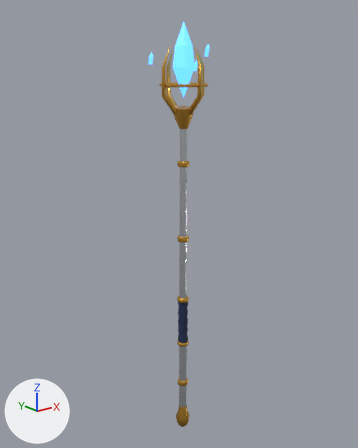
The glTF model public/assets/models/weapons/sapphire_rod.glb: old version first, new version second.
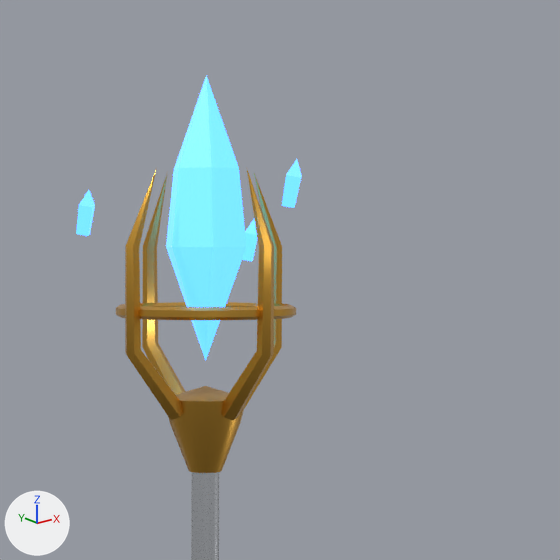
There are two pictures of each version: one whole from a camera (50 mm lens) standing at (-0.983, -1.207, 0.837) and looking at (-0.002, 0.02, 0.346), one close up on the part from 36% to 78% of the width and 0% to 34% of the height. Lighting does not change. The marker at lower left points along +X, +Y and +Z. The older version's two pictures come first.

The first close-up shows 'sapphire_rod'.
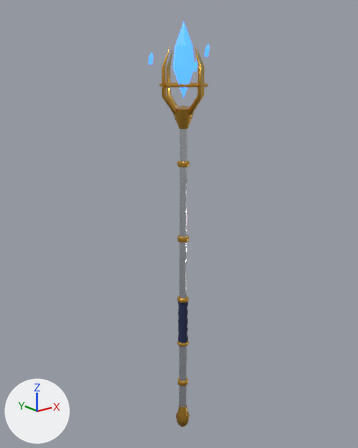
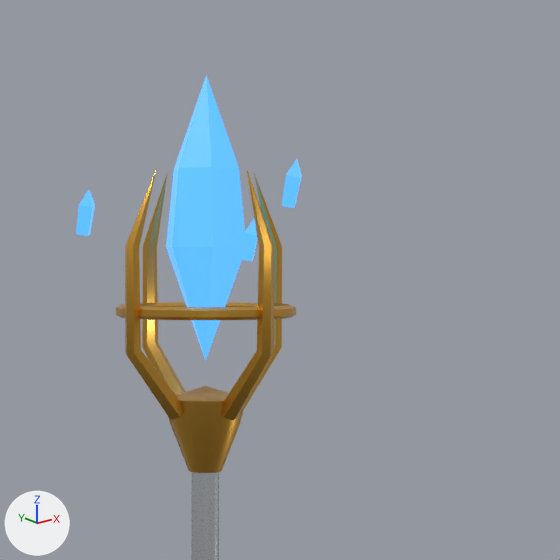
Pixel boxes [x1, y1, x2, y2] of what changed, in the close-ups (560 x 560 px):
'sapphire_rod', recoloured, surface changed
    both: [76, 75, 302, 361]

Patch to the scene script:
```diff
--- a/public/assets/models/weapons/sapphire_rod.glb.py
+++ b/public/assets/models/weapons/sapphire_rod.glb.py
@@ mat_glow_sapphire @@
 mat_glow_sapphire = principled_material('glow_sapphire')
-mat_glow_sapphire.base_color = (0.112, 0.328, 1.0)  # blue #5e9bff
+mat_glow_sapphire.base_color = (0.019, 0.0891, 0.45)  # blue #2654b3
 mat_glow_sapphire.roughness = 0.3
 mat_glow_sapphire.emission_color = (0.0423, 0.198, 1.0)  # blue #3a7bff
-mat_glow_sapphire.emission_strength = 3.5
+mat_glow_sapphire.emission_strength = 2.5
```
